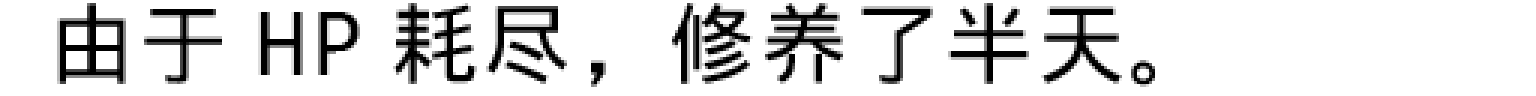
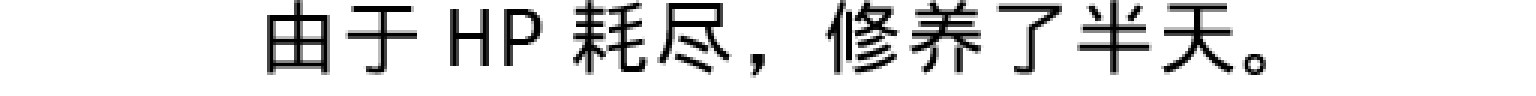
Comparing the layer stacks of the two w=1536, h=96 images. Changes:
painted on "由于HP耗尽，修养了半天。" over [57, 0, 1266, 87]
hid "图层 2", moved it above "图层 1", painted on it over [57, 0, 1266, 87]
